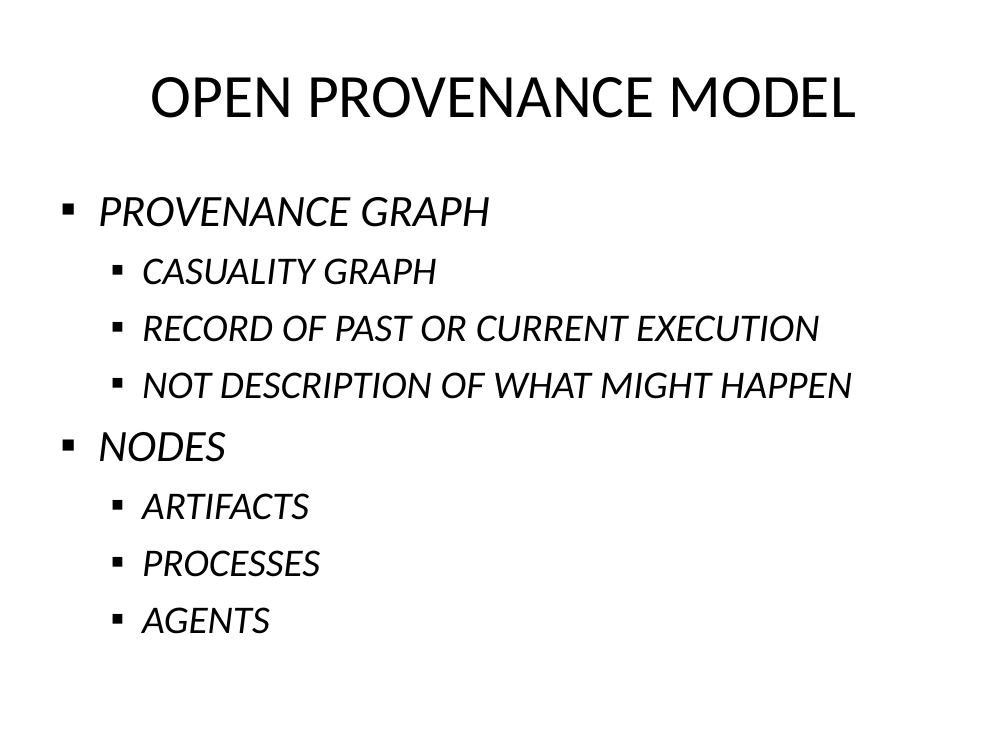
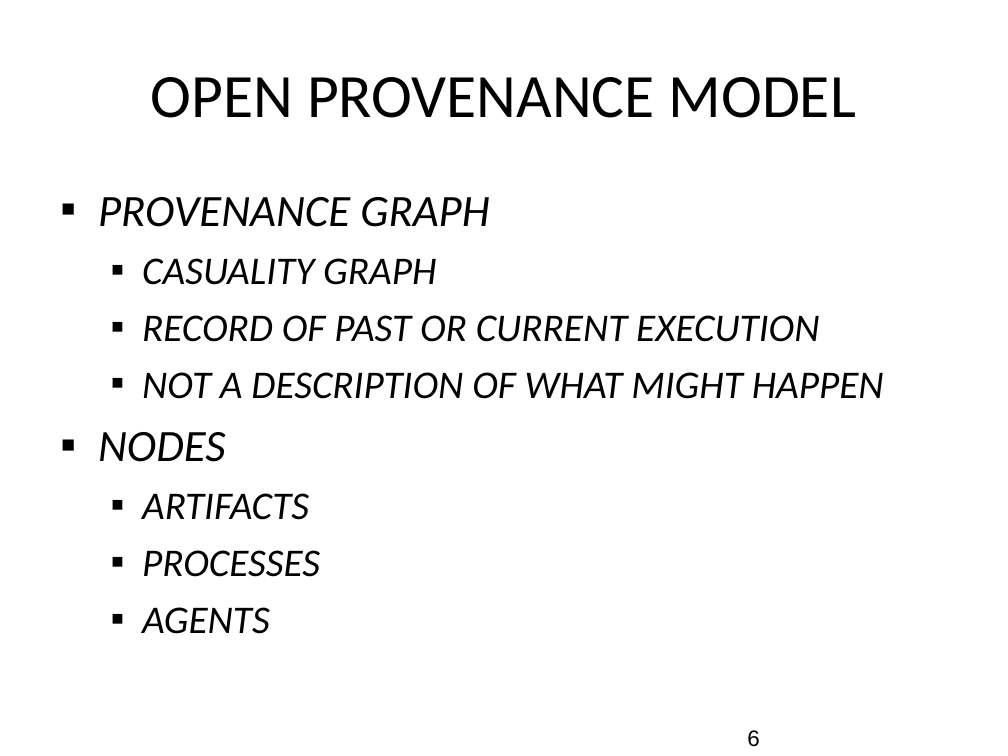
Before and after one commit to gems-uff/sdm, a slide deck: slide 6 of Documents/Apresentação/Provenance- Apresentação SBGames.ppt. Drawn at 1008x756 pixels with LibreOffice and Linux fonts; fonts in the diff are those of the drawing; background and template pictures are left out. Boxes give left, top, right and bottom in pixels: in the first picture for what was removed or moved away, otherwise in the second. Text is boxed around its words. In the diff, an @@ line names an element or a change of style, - is before the commit and + after.

```diff
--- a/Documents/Apresentação/Provenance- Apresentação SBGames.ppt
+++ b/Documents/Apresentação/Provenance- Apresentação SBGames.ppt
@@ text at (142,372,884,399): text changed @@
-  ▪ NOT DESCRIPTION OF WHAT MIGHT HAPPEN
+  ▪ NOT A DESCRIPTION OF WHAT MIGHT HAPPEN
@@ page number added at (747,730,759,747), 16 pt, text #000000 @@
+6
```
Also in this commit, not shown: 11 other slides changed, 12 slides added, 4 slides removed.
